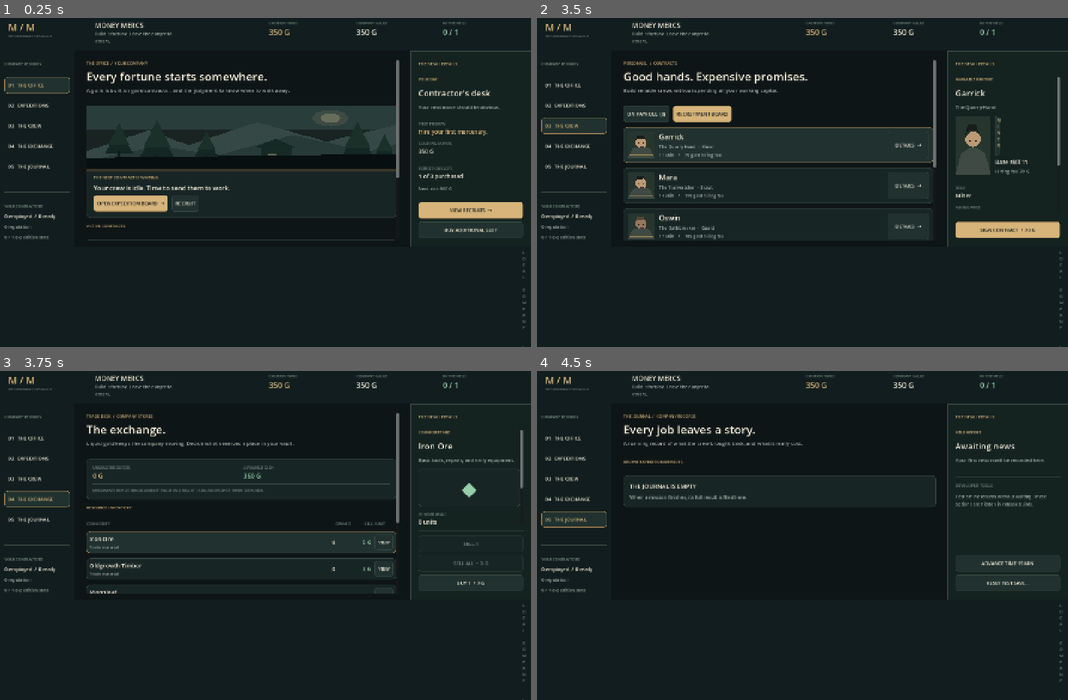
Above: before the commit, frames 1-4 (two rows, left to right).
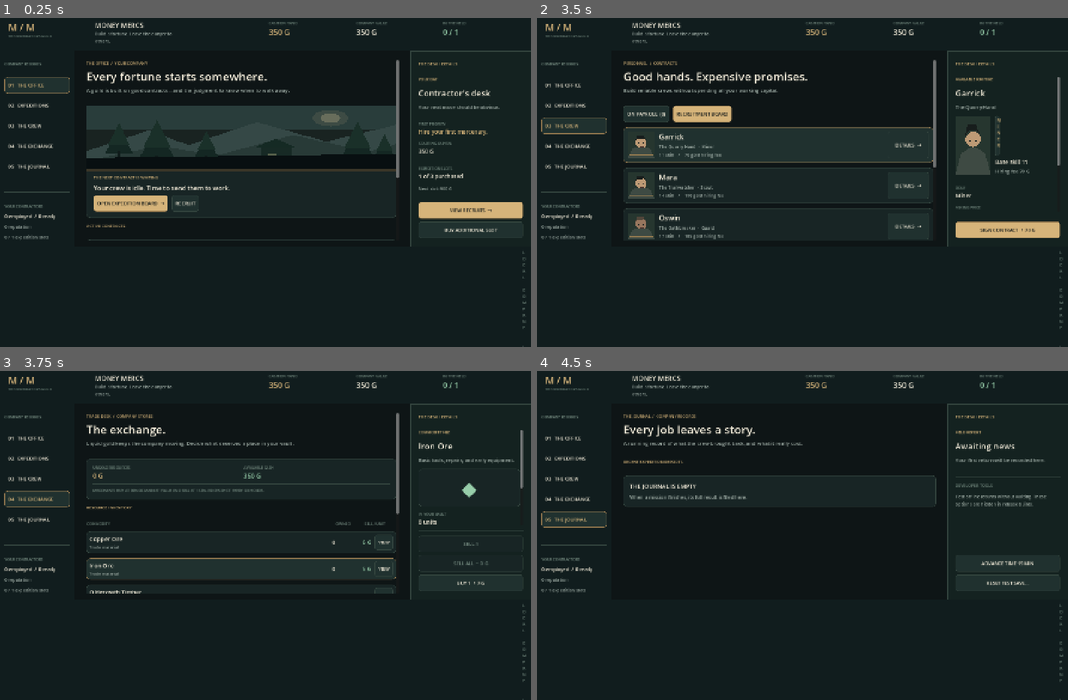
Above: after the commit, the same moments.

Repository: wiings3/Hellfare
Game: Godot game, scene res://scenes/main.tscn
Same seed, same stepped clock (60 frames per second), same inputs: the game is played once before the commit and once after it.
Inputs:
- Up to frame 1 (0.25 s): no input
- Up to frame 2 (3.5 s): click "01 THE OFFICE" at 0.5 s; click "02 EXPEDITIONS" at 1.25 s; click "03 THE CREW" at 2 s; click "GO TO RECRUITMENT →" at 2.75 s
- Up to frame 3 (3.75 s): click "04 THE EXCHANGE" at 3.5 s
- Up to frame 4 (4.5 s): click "05 THE JOURNAL" at 4.25 s

Frames 1-2 are identical in both runs. In frame 3, 0.7% of the frame differs, in the area x 16-76%, y 43-68%; in frame 4, nothing differs.

Commit message:
Add persistent Harlow rotation, scout intelligence and role-based casualty expeditions

Diff:
--- a/scripts/game_state.gd
+++ b/scripts/game_state.gd
@@ -2,12 +2,13 @@
 class_name MoneyMercsState
 
 const SAVE_PATH := "user://money_mercs_save.json"
-const RESOURCE_ORDER := ["iron", "timber", "herbs", "silver", "crystal", "relic", "sovereign"]
+const RESOURCE_ORDER := ["copper", "iron", "timber", "herbs", "silver", "crystal", "relic", "sovereign"]
 const RESOURCE_NAMES := {
-	"iron": "Iron Ore", "timber": "Oldgrowth Timber", "herbs": "Moonleaf", "silver": "Silver",
+	"copper": "Copper Ore", "iron": "Iron Ore", "timber": "Oldgrowth Timber", "herbs": "Moonleaf", "silver": "Silver",
 	"crystal": "Azure Crystal", "relic": "Ancient Relic", "sovereign": "Sovereign Orb"
 }
 const RESOURCE_DESC := {
+	"copper": "A reliable metal harvested from Harlow Mines.",
 	"iron": "Basic tools, repairs, and early equipment.",
 	"timber": "A staple material for trade and construction.",
 	"herbs": "Medicinal plants gathered on safer routes.",
@@ -16,7 +17,7 @@
 	"relic": "Recovered from forgotten sites. Used by master craftsmen.",
 	"sovereign": "The rarest currency. Required for a mythical-tier equipment upgrade."
 }
-const BASE_PRICE := {"iron": 6, "timber": 4, "herbs": 5, "silver": 28, "crystal": 75, "relic": 550, "sovereign": 12500}
+const BASE_PRICE := {"copper": 7, "iron": 6, "timber": 4, "herbs": 5, "silver": 28, "crystal": 75, "relic": 550, "sovereign": 12500}
 
 const RECRUITS := [
 	{"id": "garrick", "name": "Garrick", "role": "Miner", "title": "The Quarry Hand", "skill": 11, "hire": 70, "wage": 9, "share": 0.09},
@@ -37,6 +38,7 @@
 const TACTICS := ["Cautious", "Balanced", "Deep Push"]
 const CONTRACTS := ["Balanced", "Guaranteed Wage", "Profit Share"]
 
+var harlow: Dictionary = {}
 var gold: int = 350
 var reputation: int = 0
 var expedition_slots: int = 1
@@ -82,6 +84,7 @@
 	for r in state.get("reports", []):
 		if typeof(r) == TYPE_DICTIONARY:
 			reports.append(r)
+	harlow = state.get("harlow", {})
 	last_notice = "Company records restored."
 
 func save_game() -> void:
@@ -92,7 +95,8 @@
 	var data := {
 		"version": 1, "gold": gold, "reputation": reputation,
 		"expedition_slots": expedition_slots, "next_mission_id": next_mission_id,
-		"resources": resources, "crew": crew, "missions": missions, "reports": reports
+		"resources": resources, "crew": crew, "missions": missions, "reports": reports,
+		"harlow": harlow
 	}
 	file.store_string(JSON.stringify(data, "\t"))
 
@@ -315,7 +319,10 @@
 		var mission: Dictionary = missions[i]
 		if int(mission["finish"]) > now:
 			continue
-		_finish(mission)
+		if str(mission.get("region", "")) == "harlow":
+			_harlow_finish(mission)
+		else:
+			_finish(mission)
 		missions.remove_at(i)
 		completed += 1
 	if completed > 0:
@@ -434,6 +441,262 @@
 	crew.clear()
 	missions.clear()
 	reports.clear()
+	harlow.clear()
 	for item in RESOURCE_ORDER:
 		resources[item] = 0
 	save_game()
+
+
+# Harlow Mines: separate persistent rotation state, scouting, and role-based work.
+# This is the first vertical slice. Existing jobs remain backward compatible.
+const HARLOW_ROTATION_SECONDS := 14400
+const HARLOW_ENEMIES := [
+	{"name": "Sleeping Dire Wolf", "danger": 3, "note": "Territorial predator near the lower shafts"},
+	{"name": "Goblin Prospectors", "danger": 2, "note": "A band of armed scavengers"},
+	{"name": "Cave Spiders", "danger": 1, "note": "Nest signs around the old supports"},
+	{"name": "Ancient Cave Troll", "danger": 4, "note": "Huge tracks vanish into the rock"}
+]
+
+func harlow_sync(now: int = -1) -> bool:
+	if now < 0:
+		now = int(Time.get_unix_time_from_system())
+	var rotation: int = int(now / HARLOW_ROTATION_SECONDS)
+	var changed := false
+	if int(harlow.get("rotation", -1)) != rotation:
+		var randomizer := RandomNumberGenerator.new()
+		randomizer.seed = int(rotation * 15427 + 28483)
+		var ore: Dictionary = {
+			"copper": randomizer.randi_range(5, 9),
+			"iron": randomizer.randi_range(0, 5),
+			"silver": 1 if randomizer.randf() < 0.28 else 0
+		}
+		if randomizer.randf() < 0.06:
+			ore["crystal"] = 1
+		var creature: Dictionary = HARLOW_ENEMIES[randomizer.randi_range(0, HARLOW_ENEMIES.size() - 1)]
+		var old_scout_level: int = int(harlow.get("scout_level", 1))
+		harlow = {
+			"rotation": rotation,
+			"deposits": ore,
+			"original": ore.duplicate(true),
+			"enemy": creature.duplicate(true),
+			"scout_level": clampi(old_scout_level, 1, 3),
+			"scout_finish": 0,
+			"report": {},
+			"fallen": harlow.get("fallen", [])
+		}
+		changed = true
+	var finish: int = int(harlow.get("scout_finish", 0))
+	if finish > 0 and now >= finish:
+		var ores: Dictionary = harlow.get("deposits", {})
+		var lead: String = "copper"
+		for key in ["copper", "iron", "silver", "crystal"]:
+			if int(ores.get(key, 0)) > int(ores.get(lead, 0)):
+				lead = key
+		var available: int = int(ores.get(lead, 0))
+		var scout_level: int = int(harlow.get("scout_level", 1))
+		var min_seen: int = maxi(0, available - maxi(0, 3 - scout_level))
+		var findings: Dictionary = {"primary": lead, "minimum": min_seen, "creature": str(harlow["enemy"]["name"]), "exact": scout_level == 3}
+		if scout_level >= 2:
+			findings["all_ore"] = ores.duplicate(true) if scout_level == 3 else {"copper": maxi(0, int(ores.get("copper", 0)) - 1), "iron": maxi(0, int(ores.get("iron", 0)) - 1)}
+		if scout_level == 3:
+			findings["danger"] = int(harlow["enemy"]["danger"])
+		harlow["report"] = findings
+		harlow["scout_finish"] = 0
+		changed = true
+	if changed:
+		save_game()
+	return changed
+
+func harlow_rotation_remaining(now: int = -1) -> int:
+	if now < 0:
+		now = int(Time.get_unix_time_from_system())
+	return HARLOW_ROTATION_SECONDS - (now % HARLOW_ROTATION_SECONDS)
+
+func harlow_scout_seconds() -> int:
+	match int(harlow.get("scout_level", 1)):
+		2: return 40
+		3: return 25
+	return 60
+
+func harlow_send_scout() -> String:
+	harlow_sync()
+	if int(harlow.get("scout_finish", 0)) > 0:
+		return "Your scout is already surveying Harlow Mines."
+	if not (harlow.get("report", {}) as Dictionary).is_empty():
+		return "Your scout already reported on this rotation."
+	harlow["scout_finish"] = int(Time.get_unix_time_from_system()) + harlow_scout_seconds()
+	save_game()
+	return "Scout dispatched. The report will arrive even if you close the game."
+
+func harlow_upgrade_scout() -> String:
+	harlow_sync()
+	var level: int = int(harlow.get("scout_level", 1))
+	if level >= 3:
+		return "Your scout has reached maximum proficiency."
+	if int(harlow.get("scout_finish", 0)) > 0:
+		return "Wait until your scout returns before upgrading."
+	var cost: int = 200 if level == 1 else 650
+	if gold < cost:
+		return "Scout training requires %d gold." % cost
+	gold -= cost
+	harlow["scout_level"] = level + 1
+	save_game()
+	return "Scout promoted to level %d. Future surveys will be faster and more detailed." % (level + 1)
+
+func harlow_crew_stats(ids: Array[String], approach: String) -> Dictionary:
+	harlow_sync()
+	var miners := 0
+	var guards := 0
+	var power := 0
+	var avg_gear := 0
+	for id in ids:
+		var merc: Dictionary = merc_by_id(id)
+		if merc.is_empty():
+			continue
+		var role: String = str(merc.get("role", ""))
+		if role == "Miner":
+			miners += 1
+		elif role == "Guard":
+			guards += 1
+		power += int(merc.get("skill", 0))
+		avg_gear += int(merc.get("gear", 0))
+	var danger: int = int((harlow.get("enemy", {}) as Dictionary).get("danger", 2))
+	var odds: float = 0.55 - 0.09 * float(danger - 1) + guards * 0.25 + (power - 25.0) * 0.003 + avg_gear * 0.018
+	if approach == "Cautious":
+		odds += 0.10
+	elif approach == "Deep Push":
+		odds -= 0.13
+	odds = clampf(odds, 0.08, 0.97)
+	var death_risk: float = 0.07 + danger * 0.065 - guards * 0.048 - avg_gear * 0.015
+	if approach == "Cautious":
+		death_risk -= 0.038
+	elif approach == "Deep Push":
+		death_risk += 0.095
+	death_risk = clampf(death_risk, 0.005, 0.75)
+	return {
+		"miners": miners,
+		"guards": guards,
+		"capacity": miners * 3,
+		"success": odds,
+		"death": death_risk,
+		"wage": _harlow_cost(ids),
+		"duration": 100 if approach == "Cautious" else (65 if approach == "Deep Push" else 80)
+	}
+
+func _harlow_cost(ids: Array[String]) -> int:
+	var total := 18
+	for id in ids:
+		var merc: Dictionary = merc_by_id(id)
+		if not merc.is_empty():
+			total += int(terms(merc)["wage"])
+	return total
+
+func harlow_dispatch(ids: Array[String], approach: String) -> String:
+	harlow_sync()
+	if not TACTICS.has(approach):
+		return "Unrecognized standing orders."
+	if ids.is_empty() or ids.size() > 3:
+		return "Choose between one and three workers."
+	if missions.size() >= expedition_slots:
+		return "No expedition slots are free."
+	var seen: Dictionary = {}
+	for id in ids:
+		var merc := merc_by_id(id)
+		if merc.is_empty() or not is_available(merc) or seen.has(id):
+			return "A selected mercenary is unavailable."
+		if str(merc.get("role")) != "Miner" and str(merc.get("role")) != "Guard":
+			return "Harlow Mines requires miners and guards; guild scouts operate separately."
+		if int(merc.get("health", 100)) < 25:
+			return "%s is too injured for deployment." % str(merc["name"])
+		seen[id] = true
+	var stats: Dictionary = harlow_crew_stats(ids, approach)
+	if int(stats["miners"]) == 0:
+		return "At least one miner is needed to collect ore."
+	if gold < int(stats["wage"]):
+		return "Insufficient gold for wages and provisions."
+	var available: Dictionary = harlow.get("deposits", {})
+	var remaining: int = 0
+	for ore_id in available:
+		remaining += int(available[ore_id])
+	if remaining <= 0:
+		return "Harlow Mines have been exhausted this rotation."
+	gold -= int(stats["wage"])
+	var now := int(Time.get_unix_time_from_system())
+	var key := "job_%d" % next_mission_id
+	next_mission_id += 1
+	var share := 0.0
+	for id in ids:
+		var merc: Dictionary = merc_by_id(id)
+		merc["mission_id"] = key
+		share += float(terms(merc)["cut"])
+	missions.append({
+		"id": key, "region": "harlow", "ids": ids.duplicate(),
+		"tactic": approach, "cost": int(stats["wage"]), "chance": float(stats["success"]),
+		"death": float(stats["death"]), "capacity": int(stats["capacity"]),
+		"share": minf(share, 0.85), "seed": randi(),
+		"rotation": int(harlow["rotation"]), "snapshot": available.duplicate(true),
+		"started": now, "finish": now + int(stats["duration"])
+	})
+	save_game()
+	return "Harlow expedition funded. Your crew is heading underground."
+
+func _harlow_finish(mission: Dictionary) -> void:
+	var rng := RandomNumberGenerator.new()
+	rng.seed = int(mission["seed"])
+	var succeeded := rng.randf() < float(mission["chance"])
+	var dead_names: Array[String] = []
+	var injured_names: Array[String] = []
+	var alive: int = 0
+	for merc_id in mission["ids"]:
+		var merc: Dictionary = merc_by_id(str(merc_id))
+		if merc.is_empty():
+			continue
+		var risk: float = float(mission["death"])
+		# Risk shown at dispatch is unconditional; outcomes modulate it.
+		var outcome_risk: float = risk * (0.35 if succeeded else 1.7)
+		if rng.randf() < outcome_risk:
+			dead_names.append(str(merc["name"]))
+			var list: Array = harlow.get("fallen", [])
+			list.push_front({"name": str(merc["name"]), "gear": int(merc.get("gear", 0)), "xp": int(merc.get("xp", 0)), "region": "Harlow Mines", "time": int(mission["finish"])})
+			harlow["fallen"] = list
+			crew.erase(merc)
+		else:
+			alive += 1
+			merc["mission_id"] = ""
+			merc["xp"] = int(merc.get("xp", 0)) + (2 if succeeded else 1)
+			if not succeeded and rng.randf() < 0.70:
+				merc["health"] = maxi(20, int(merc.get("health", 100)) - rng.randi_range(12, 35))
+				injured_names.append(str(merc["name"]))
+	var loot: Dictionary = {}
+	var cap: int = int(mission["capacity"]) if succeeded else maxi(0, int(mission["capacity"]) / 3)
+	if alive == 0:
+		cap = 0
+	# A rotated site does not deplete the NEW rotation. Concurrent jobs never clone veins.
+	var current_rotation: bool = int(mission["rotation"]) == int(harlow.get("rotation", -1))
+	var from: Dictionary = harlow["deposits"] if current_rotation else mission.get("snapshot", {})
+	for key in ["copper", "iron", "silver", "crystal"]:
+		var extraction: int = mini(cap, int(from.get(key, 0)))
+		if extraction <= 0:
+			continue
+		cap -= extraction
+		loot[key] = extraction
+		if current_rotation:
+			harlow["deposits"][key] = int(harlow["deposits"][key]) - extraction
+	var coins: int = rng.randi_range(7, 18) if succeeded and alive > 0 else 0
+	var gross: int = coins
+	for key in loot:
+		resources[key] = int(resources.get(key, 0)) + int(loot[key])
+		gross += int(loot[key]) * price(str(key))
+	var commission := int(ceil(float(gross) * float(mission["share"])))
+	gold += coins - commission
+	reputation += 2 if succeeded else 1
+	reports.push_front({
+		"region": "Harlow Mines", "won": succeeded, "loot": loot,
+		"cash": coins, "commission": commission, "cost": int(mission["cost"]),
+		"gross": gross, "tactic": str(mission["tactic"]), "crew": mission["ids"],
+		"time": int(mission["finish"]), "casualties": dead_names,
+		"injured": injured_names, "rotation": int(mission["rotation"]),
+		"extracted": loot.duplicate(true)
+	})
+	if reports.size() > 35:
+		reports.resize(35)
